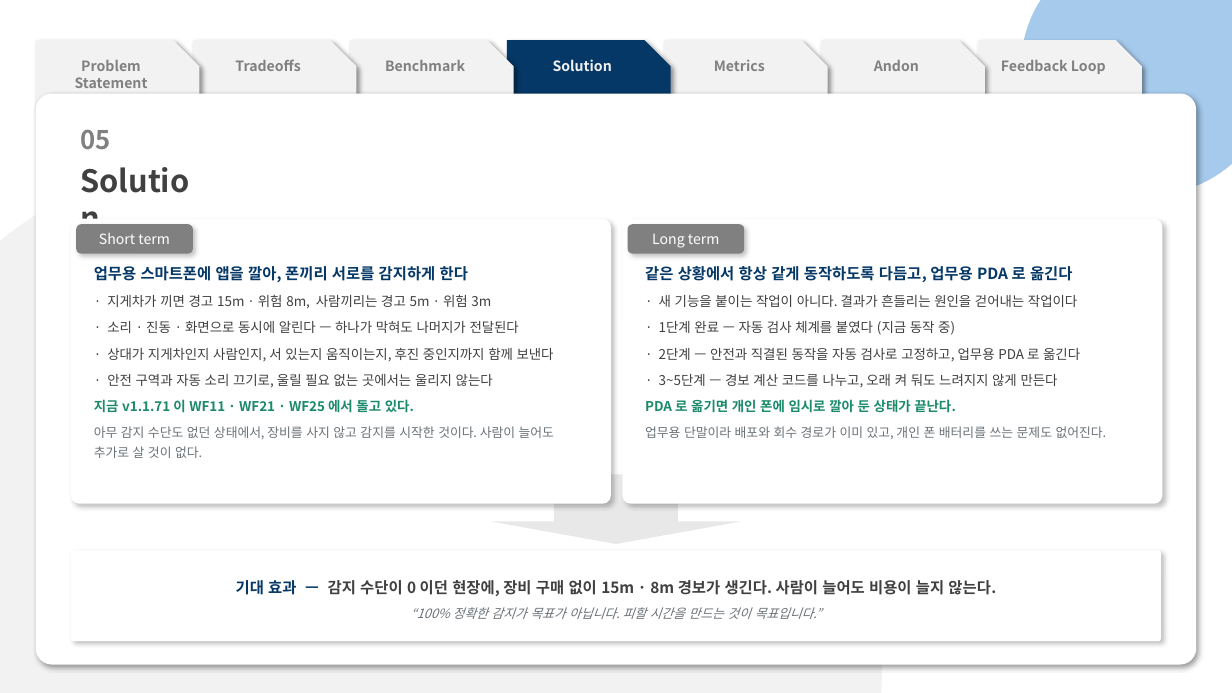
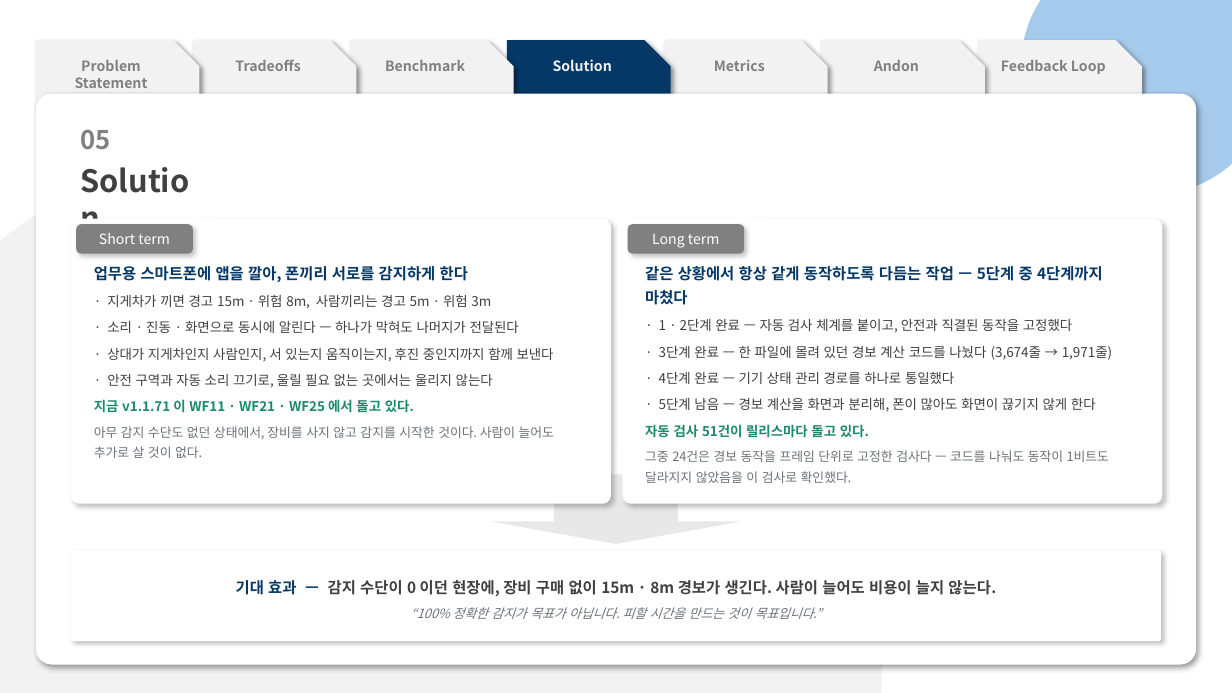
Before and after one commit to pslymzero-cyber/SafeAlert, a slide deck: slide 9 of docs/presentation/contest/SafeAlert_CouSolve_Contest.pptx. Drawn at 1232x693 pixels with LibreOffice and Linux fonts; fonts in the diff are those of the drawing. Boxes give left, top, right and bottom in pixels: in the first picture for what was removed or moved away, otherwise in the second. Text is boxed around its words. In the diff, an @@ line names an element or a change of style, - is before the commit and + after.

```diff
--- a/docs/presentation/contest/SafeAlert_CouSolve_Contest.pptx
+++ b/docs/presentation/contest/SafeAlert_CouSolve_Contest.pptx
@@ text in rounded rectangle at bbox=[645, 263, 1112, 483]: text changed @@
-같은 상황에서 항상 같게 동작하도록 다듬고, 업무용 PDA 로 옮긴다
-· 새 기능을 붙이는 작업이 아니다. 결과가 흔들리는 원인을 걷어내는 작업이다
-· 1단계 완료 — 자동 검사 체계를 붙였다 (지금 동작 중)
-· 2단계 — 안전과 직결된 동작을 자동 검사로 고정하고, 업무용 PDA 로 옮긴다
-· 3~5단계 — 경보 계산 코드를 나누고, 오래 켜 둬도 느려지지 않게 만든다
-PDA 로 옮기면 개인 폰에 임시로 깔아 둔 상태가 끝난다.
-업무용 단말이라 배포와 회수 경로가 이미 있고, 개인 폰 배터리를 쓰는 문제도 없어진다.
+같은 상황에서 항상 같게 동작하도록 다듬는 작업 — 5단계 중 4단계까지 마쳤다
+· 1 · 2단계 완료 — 자동 검사 체계를 붙이고, 안전과 직결된 동작을 고정했다
+· 3단계 완료 — 한 파일에 몰려 있던 경보 계산 코드를 나눴다 (3,674줄 → 1,971줄)
+· 4단계 완료 — 기기 상태 관리 경로를 하나로 통일했다
+· 5단계 남음 — 경보 계산을 화면과 분리해, 폰이 많아도 화면이 끊기지 않게 한다
+자동 검사 51건이 릴리스마다 돌고 있다.
+그중 24건은 경보 동작을 프레임 단위로 고정한 검사다 — 코드를 나눠도 동작이 1비트도 달라지지 않았음을 이 검사로 확인했다.
```
Also in this commit, not shown: 3 other slides changed, 2 other files.
